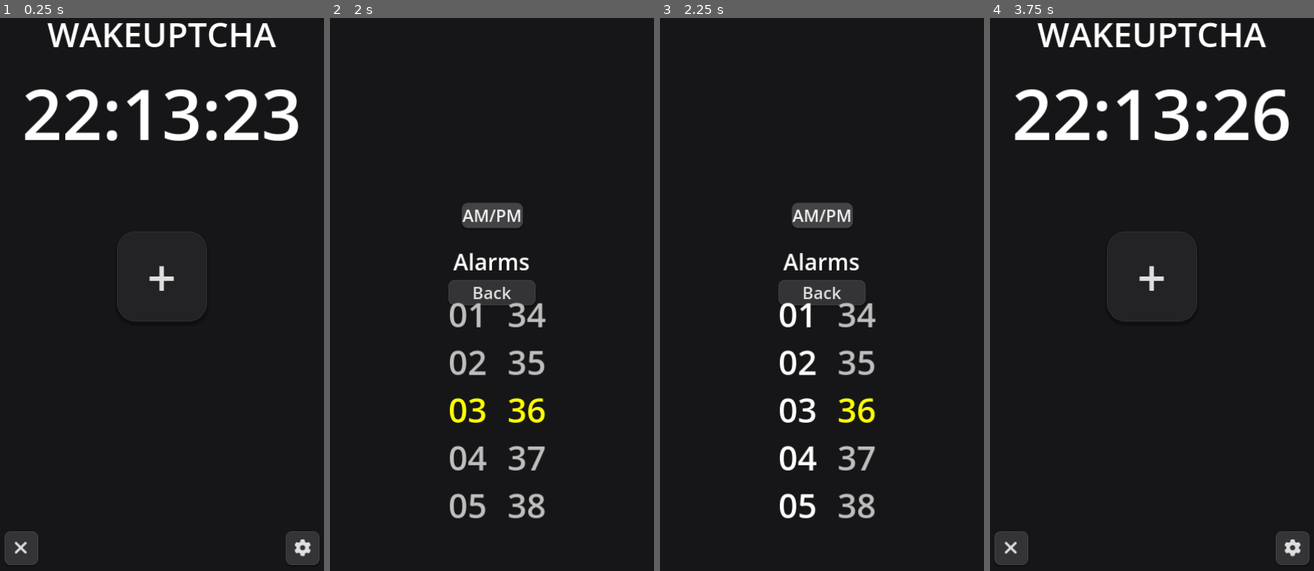
Above: before the commit, frames 1-4 (left to right).
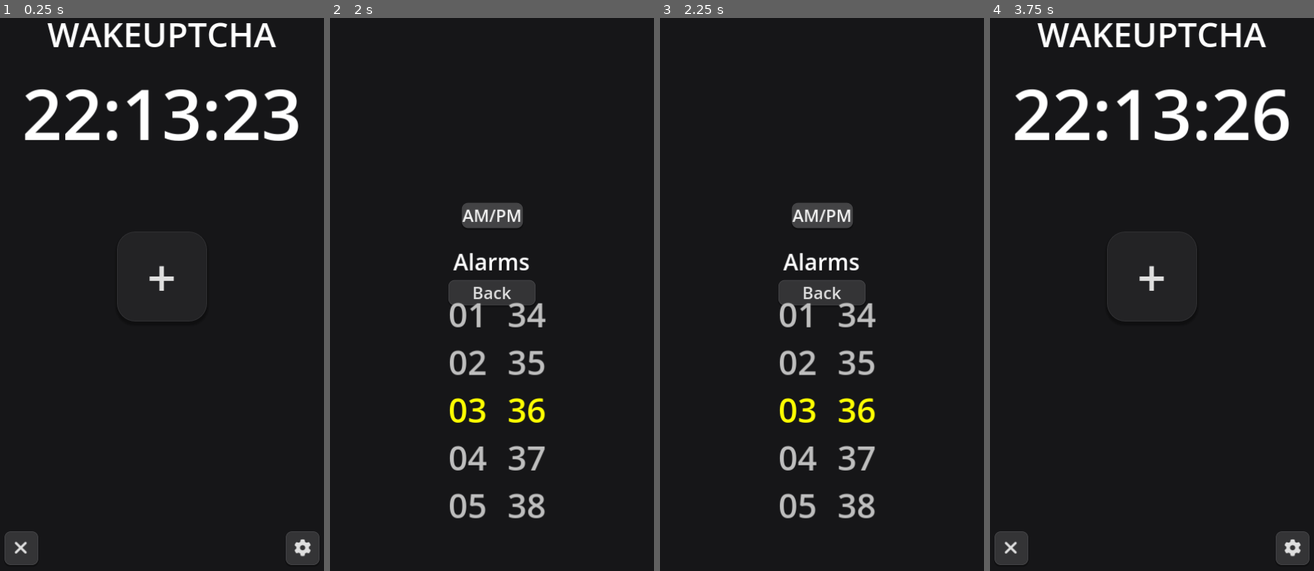
Above: after the commit, the same moments.

Repository: IrregularCelery/wakeuptcha
Game: Godot game, scene res://scenes/main.tscn
Two runs of this game, one before a commit and one after it. Both use one fixed random seed, a clock stepped at 60 frames per second and the inputs below.
Inputs:
- Up to frame 1 (0.25 s): no input
- Up to frame 2 (2 s): click "+" at 0.5 s; click "AM/PM" at 1.25 s
- Up to frame 3 (2.25 s): click "AM/PM" at 2 s
- Up to frame 4 (3.75 s): click "AM/PM" at 2.75 s; click "Back" at 3.5 s

Frames 1-2 are identical in both runs. In frame 3, 1.2% of the frame differs, in the area x 36-49%, y 51-91%; in frame 4, nothing differs.

Commit message:
Add `changed` signal emit on `set_mode()` call

Diff:
--- a/widgets/number_wheel.tscn
+++ b/widgets/number_wheel.tscn
@@ -86,6 +86,9 @@
 
 
 func set_range(start_value: int, end_value: int):
+	if items_start == start_value and items_end == end_value:
+		return
+
 	items_start = start_value
 	items_end = end_value
 
@@ -165,6 +168,7 @@
 func _stop_snapping():
 	if tween.is_running():
 		tween.kill()
+
 
 # TODO: Make better visuals!
 func _update_items_style():
--- a/widgets/time_picker.tscn
+++ b/widgets/time_picker.tscn
@@ -11,19 +11,18 @@
 	PM  =  1,
 }
 
-var hour: int = -1
-var minute: int = -1
-
-var mode := Mode.H24
+var _hour: int = -1
+var _minute: int = -1
+var _mode := Mode.H24
 
 @onready var hour_wheel := $HourWheel
 @onready var minute_wheel := $MinuteWheel
 
-signal changed(changed_hour: int, changed_minute: int)
+signal changed(hour: int, minute: int, mode: Mode)
 
 func _ready() -> void:
-	hour = hour_wheel.selected
-	minute = minute_wheel.selected
+	_hour = hour_wheel.selected
+	_minute = minute_wheel.selected
 
 	hour_wheel.changed.connect(_on_hour_change)
 	minute_wheel.changed.connect(_on_minute_change)
@@ -33,12 +32,12 @@
 
 func set_hour(new_hour:int):
 	hour_wheel.set_selected(new_hour)
-	hour = new_hour
+	_hour = new_hour
 
 
 func set_minute(new_minute:int):
 	minute_wheel.set_selected(new_minute)
-	minute = new_minute
+	_minute = new_minute
 
 
 func set_time(new_hour: int, new_minute: int):
@@ -55,68 +54,81 @@
 		Mode.PM:
 			_set_mode_pm()
 
+	changed.emit(_hour, _minute, _mode)
+
+
 
 func _set_mode_h24():
-	var old_mode := mode
+	var old_mode := _mode
 
-	mode = Mode.H24
+	_mode = Mode.H24
 
 	hour_wheel.set_range(0, 23)
 
 	match old_mode:
 		Mode.AM:
-			set_hour(hour)
+			set_hour(_hour)
 		Mode.PM:
-			set_hour(hour + 12)
+			set_hour(_hour + 12)
 		_: pass
 
 
 func _set_mode_am():
-	var old_mode := mode
+	var old_mode := _mode
 
-	mode = Mode.AM
+	_mode = Mode.AM
 
 	hour_wheel.set_range(1, 12)
 
 	match old_mode:
 		Mode.H24:
-			set_hour(hour - 12 if hour > 12 else hour)
+			set_hour(_hour - 12 if _hour > 12 else _hour)
 		_: pass
 
 
 
 func _set_mode_pm():
-	var old_mode := mode
+	var old_mode := _mode
 
-	mode = Mode.PM
+	_mode = Mode.PM
 
 	hour_wheel.set_range(1, 12)
 
 	match old_mode:
 		Mode.H24:
-			set_hour(hour - 12 if hour > 12 else hour)
+			set_hour(_hour - 12 if _hour > 12 else _hour)
 		_: pass
 
 # Signals
 
 func _on_hour_change(selected: int):
-	hour = selected
+	_hour = selected
 
-	changed.emit(hour, minute)
+	changed.emit(_hour, _minute, _mode)
 
 
 func _on_minute_change(selected: int):
-	minute = selected
+	_minute = selected
 
-	changed.emit(hour, minute)
+	changed.emit(_hour, _minute, _mode)
 
 
-func _on_time_picker_changed(changed_hour: int, changed_minute: int):
-	print(str(changed_hour) + \":\" + str(changed_minute))
+func _on_time_picker_changed(hour: int, minute: int, mode: Mode):
+	var mode_str := \"\"
+
+	match mode:
+		Mode.AM:
+			mode_str = \" AM\"
+		Mode.PM:
+			mode_str = \" PM\"
+		_:
+			pass
+
+	print(str(hour) + \":\" + str(minute) + mode_str)
 
 
 func _on_test_mode_pressed() -> void:
-	if mode == Mode.AM:
+	if _mode == Mode.AM:
 		set_mode(Mode.PM)
 	else:
 		set_mode(Mode.AM)
